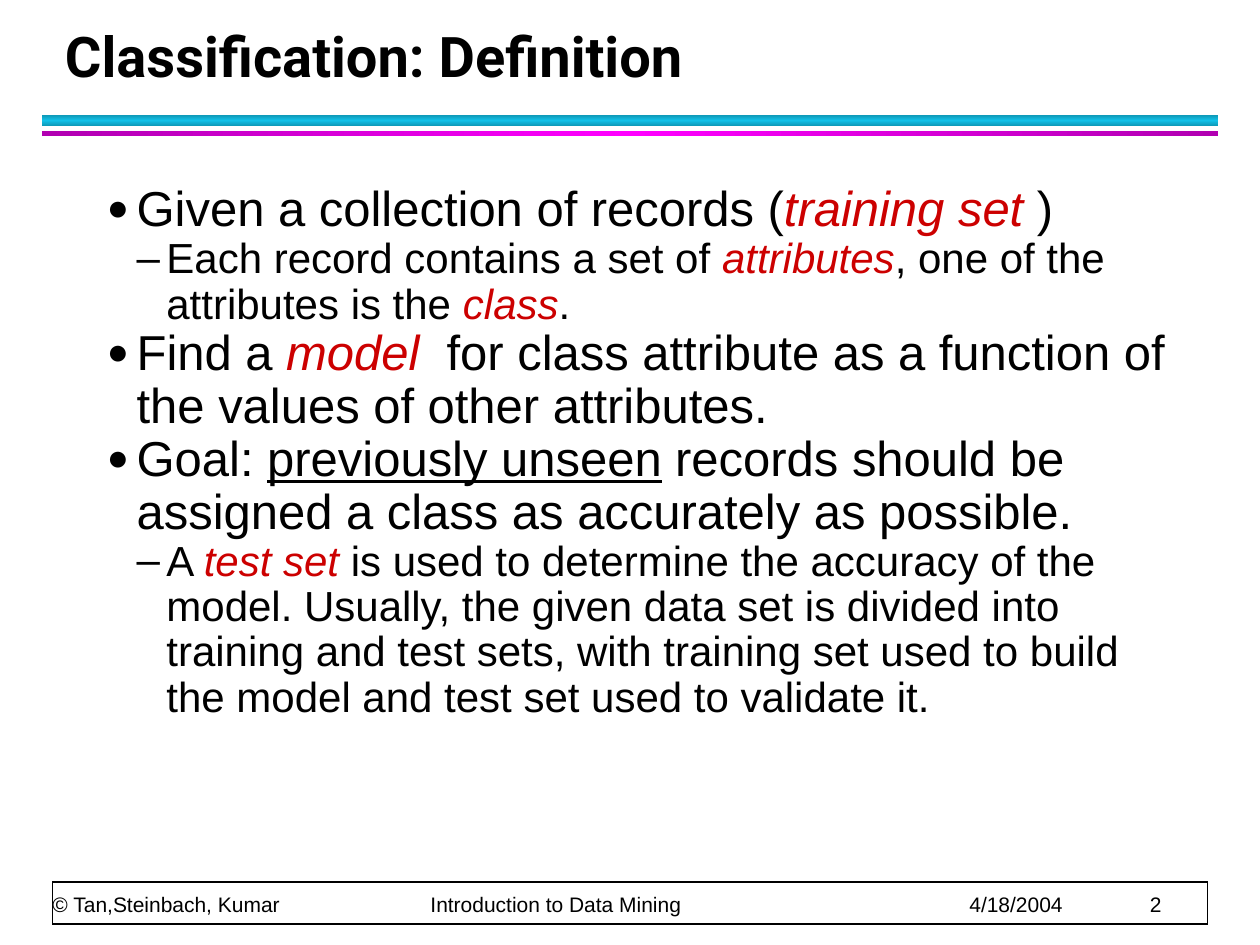
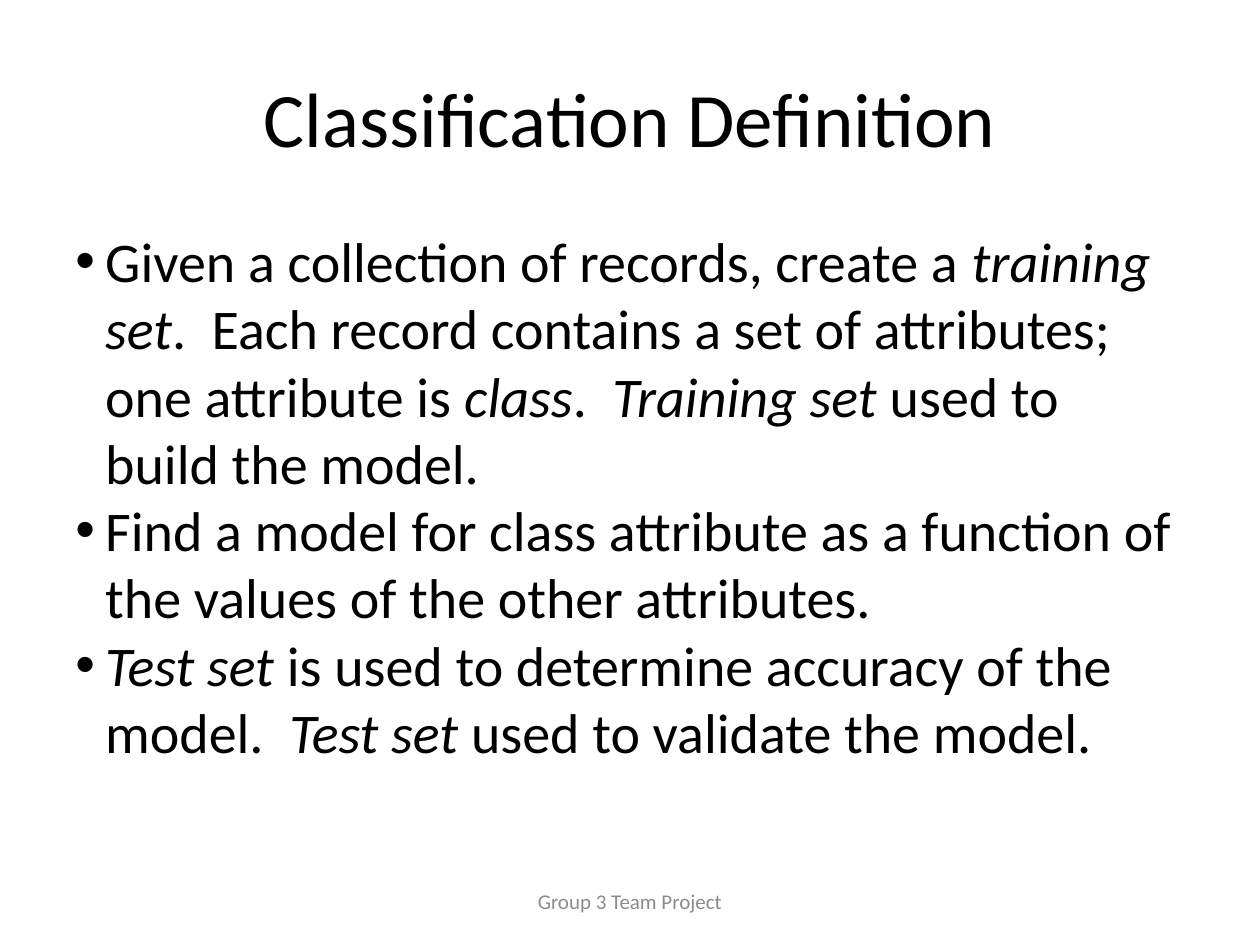
Before and after one commit to jsnider3/CS659, a slide deck: slide 15 of Group3DataMiningPresentation.pptx (slide 2 before the commit). Drawn at 1260x945 pixels with LibreOffice and Linux fonts; fonts in the diff are those of the drawing. Boxes give left, top, right and bottom in pixels: in the first picture for what was removed or moved away, otherwise in the second. Text is boxed around its words. In the diff, an @@ line names an element or a change of style, - is before the commit and + after.

Commit message:
Fix previous

```diff
--- a/Group3DataMiningPresentation.pptx
+++ b/Group3DataMiningPresentation.pptx
@@ text "Classification Definition" at [264, 93, 995, 148]: vertical alignment bottom to middle @@
@@ rectangle removed at [42, 116, 1217, 126] @@
@@ text at [264, 93, 995, 148]: text changed; size 32 to 44 pt; font Roboto to Calibri; bold off @@
-Classification: Definition
+Classification Definition
@@ rectangle removed at [42, 131, 1217, 136] @@
@@ text at [105, 243, 1171, 754]: text changed; size 24 to 32 pt; font Arial to Calibri @@
-● Given a collection of records (training set )
-  – Each record contains a set of attributes, one of the attributes is the class.
-● Find a model for class attribute as a function of the values of other attributes.
-● Goal: previously unseen records should be assigned a class as accurately as possible.
-  – A test set is used to determine the accuracy of the model. Usually, the given data set is divided into training and test sets, with training set used to build the model and test set used to validate it.
+• Given a collection of records, create a training set. Each record contains a set of attributes; one attribute is class. Training set used to build the model.
+• Find a model for class attribute as a function of the values of the other attributes.
+• Test set is used to determine accuracy of the model. Test set used to validate the model.
@@ rectangle removed at [53, 882, 1208, 924] @@
@@ text removed at [73, 896, 1162, 917] @@
-© Tan,Steinbach, Kumar Introduction to Data Mining 4/18/2004 2
@@ text added at [538, 895, 721, 913], 12 pt, text #8B8B8B @@
+Group 3 Team Project
```
Also in this commit, not shown: 29 slides added, 100 slides removed.
